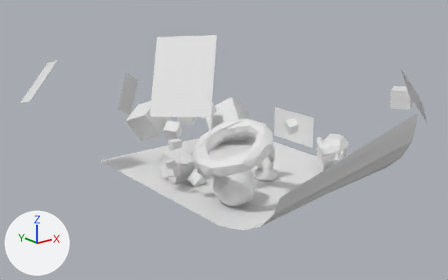
The OBJ model Assets/DemoScene/LowDef.obj as it was, and as the next commit left it.
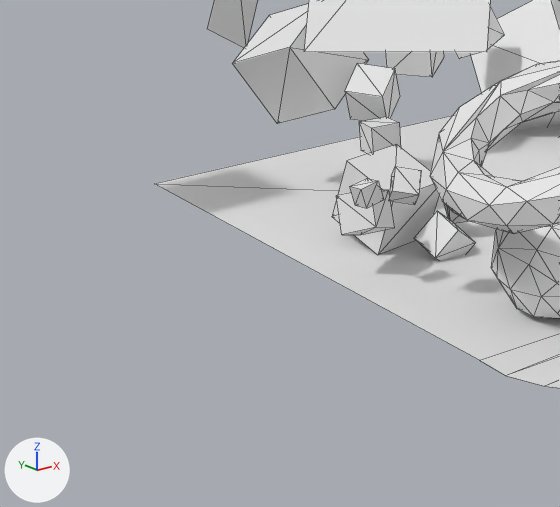
Old and new are each drawn whole from a 50 mm lens placed at (-32.1, -35.4, 16.7), pointed at (-3.1, 0.9, 2.2) and again close up on the part from 11% to 53% of the width and 36% to 96% of the height. Arrows for +X, +Y and +Z are at lower left; the lights stay in place. The close-ups show mesh edges as thin lines. Where no turn or scale is listed for an object, it has been applied to the vertices. Vertices at the same position are counted once.

Objects in the first close-up: 'LowDef_Suzanne.002'.
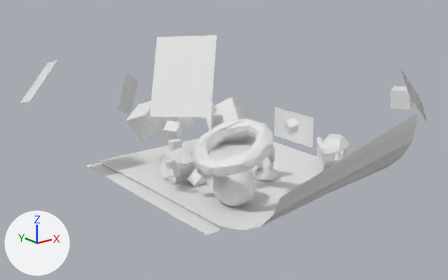
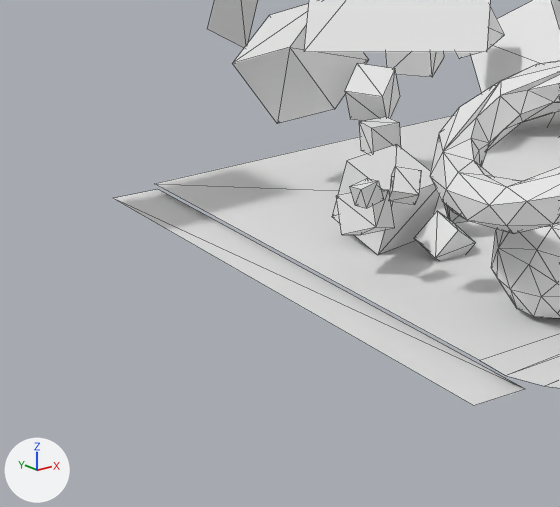
What the commit changed:
me_lowdef_suzanne_002 has 547 vertices, 942 faces and spans x -18.2..11.8, y -14.9..19.6, z -1.4..12.9.
me_lowdef_suzanne_002 is used by ob_lowdef_suzanne_002; location (0.0, 0.0, 0.0).
Verts and faces of me_lowdef_suzanne_002; kept vertices keep their numbers, new ones are numbered from 547.
Part 1, on me_lowdef_suzanne_002:
New vertex 547 is at (-9.4, -7.0, -0.7), pixel (525, 389).
New vertex 548 is at (-10.8, -7.0, -0.6), pixel (473, 405).
New vertex 549 is at (-9.4, 9.5, -0.7), pixel (157, 189).
New vertex 550 is at (-10.8, 9.5, -0.6), pixel (112, 198).
New faces: (547, 549, 550), (547, 550, 548) (mat_mat2 (white #e7e7e7)).

Boxes [x1, y1, x2, y2] around the edits, measured in the close-ups (560 x 507 px):
'LowDef_Suzanne.002', reshaped
    before: [155, 0, 560, 388]
    after: [113, 0, 560, 406]
part 1 of me_lowdef_suzanne_002, added
    after: [113, 189, 525, 406]
